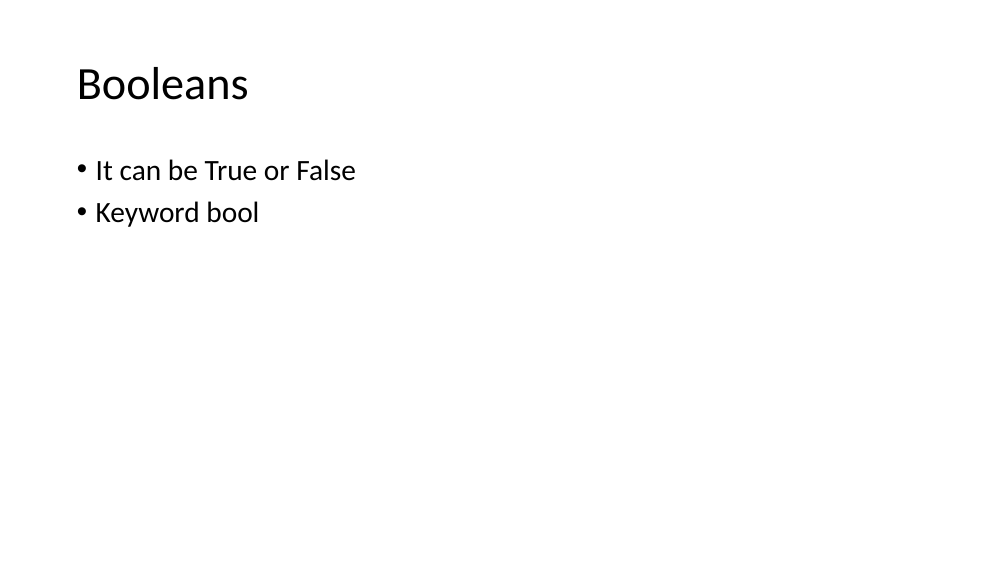
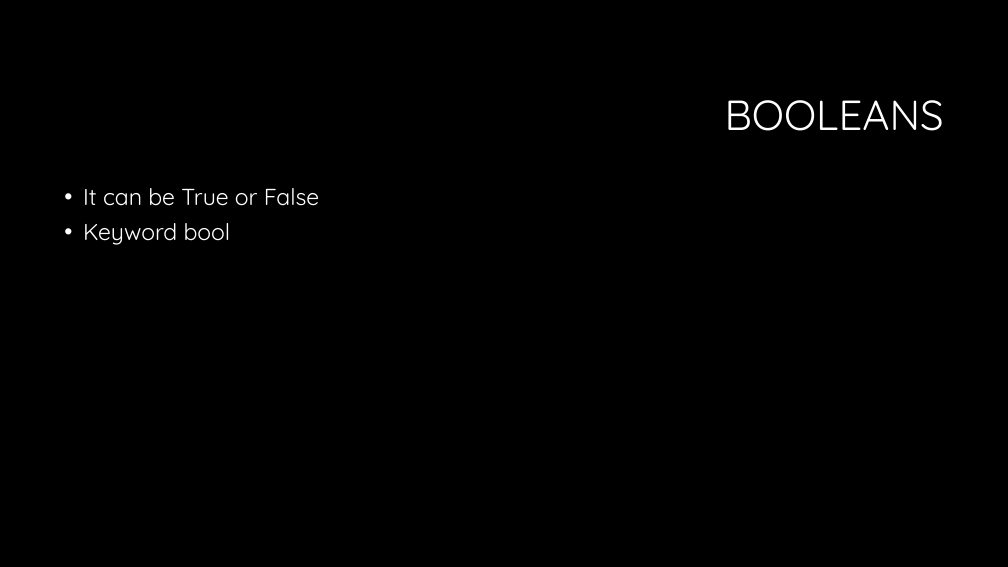
Before and after one commit to LuyangYin1/Python-for-everyone, a slide deck: slide 9 of Class-1/Python For Everyone.pptx. Drawn at 1008x567 pixels with LibreOffice and Linux fonts; fonts in the diff are those of the drawing; background and template pictures are left out. Boxes give left, top, right and bottom in pixels: in the first picture for what was removed or moved away, otherwise in the second. Text is boxed around its words. In the diff, an @@ line names an element or a change of style, - is before the commit and + after.

```diff
--- a/Class-1/Python For Everyone.pptx
+++ b/Class-1/Python For Everyone.pptx
@@ background #FFFFFF to #000000 @@
@@ title at <box>725,100,944,131</box>: text changed; size 44 to 40 pt; font Calibri to Quicksand; text colour #000000 to #FFFFFF @@
-Booleans
+BOOLEANS
@@ text "It can be True or ...": place and size @@
-text "It can be True or ..." at <box>96,159,356,227</box>
+text "It can be True or ..." at <box>83,188,319,245</box>
@@ text "It can be True or ..." at <box>83,188,319,245</box>: size 28 to 22 pt, font Calibri to Quicksand, text colour #000000 to #FFFFFF @@
```
Also in this commit, not shown: 15 other slides changed.
